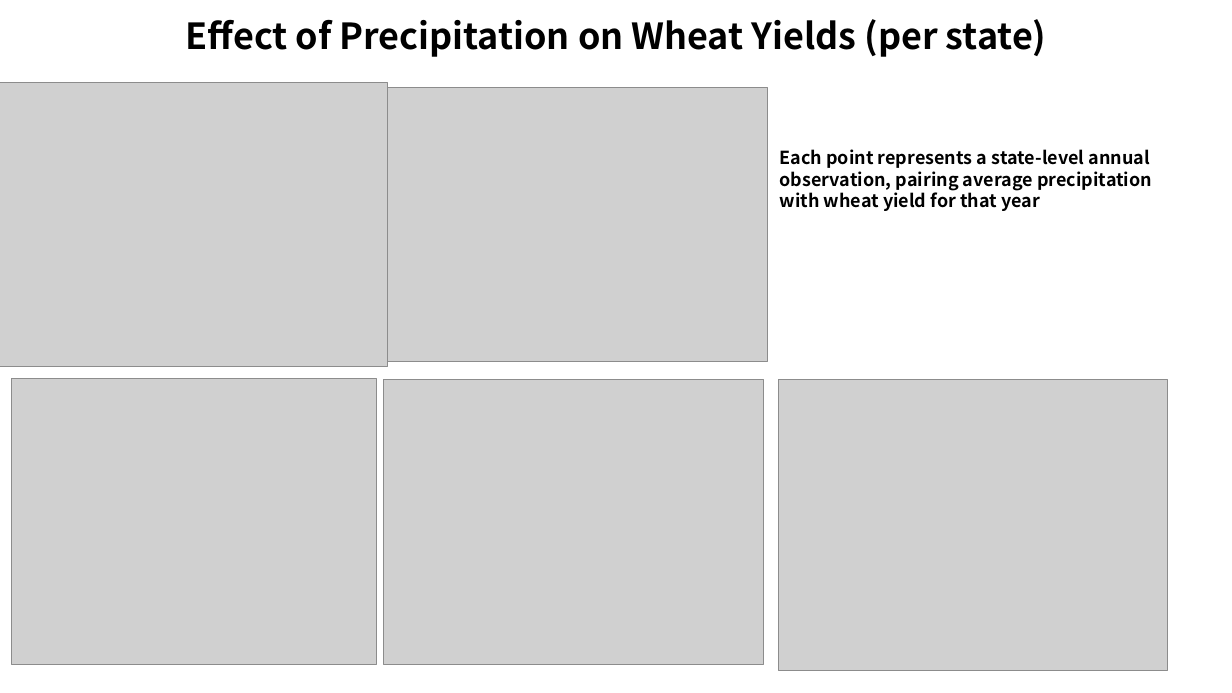
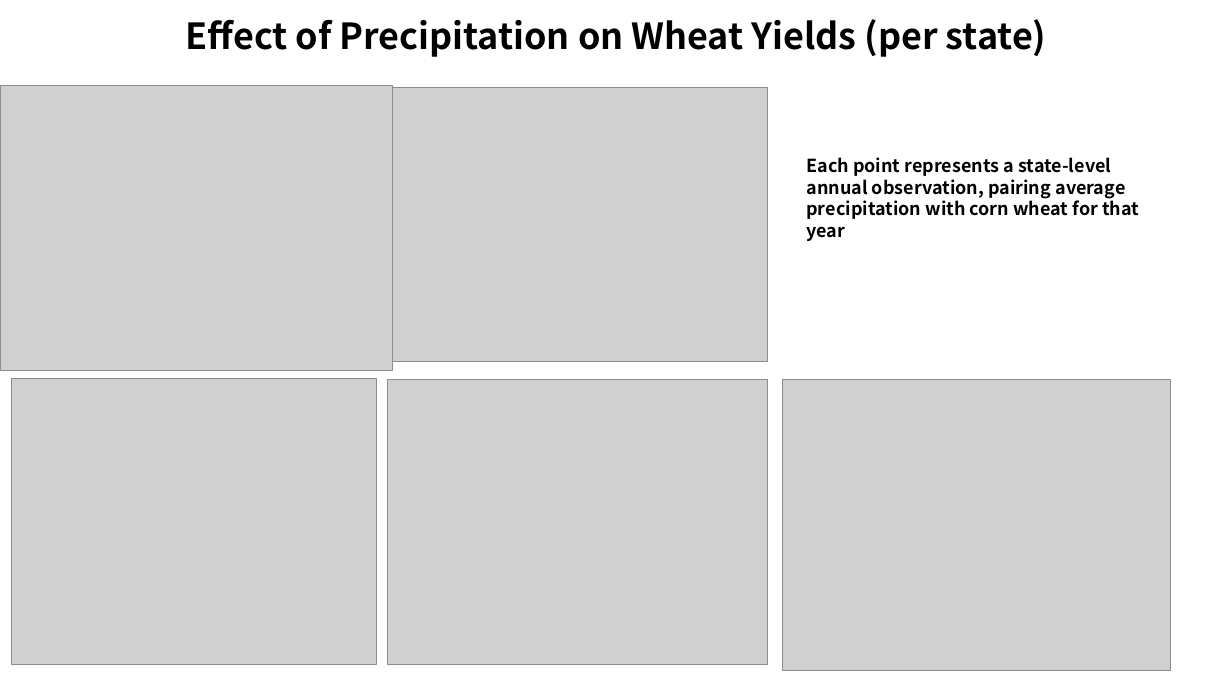
Before and after one commit to yilongxu-usc/dsci510_fall2025_final_project, a slide deck: slide 9 of doc/yilong_xu_presentation.pptx. Drawn at 1232x693 pixels with LibreOffice and Linux fonts; fonts in the diff are those of the drawing; grey boxes stand for pictures. Boxes give left, top, right and bottom in pixels: in the first picture for what was removed or moved away, otherwise in the second. Text is boxed around its words. In the diff, an @@ line names an element or a change of style, - is before the commit and + after.

```diff
--- a/doc/yilong_xu_presentation.pptx
+++ b/doc/yilong_xu_presentation.pptx
@@ picture: place and size @@
-picture at box(0, 82, 387, 366)
+picture at box(0, 86, 393, 371)
@@ text at box(806, 157, 1139, 241): text changed @@
-Each point represents a state-level annual observation, pairing average precipitation with wheat yield for that year
+Each point represents a state-level annual observation, pairing average precipitation with corn wheat for that year
@@ picture: place and size @@
-picture at box(384, 380, 763, 665)
+picture at box(387, 380, 767, 665)
@@ picture: place and size @@
-picture at box(779, 380, 1167, 671)
+picture at box(783, 380, 1171, 671)
```
Also in this commit, not shown: 9 other slides changed, 2 other files.
